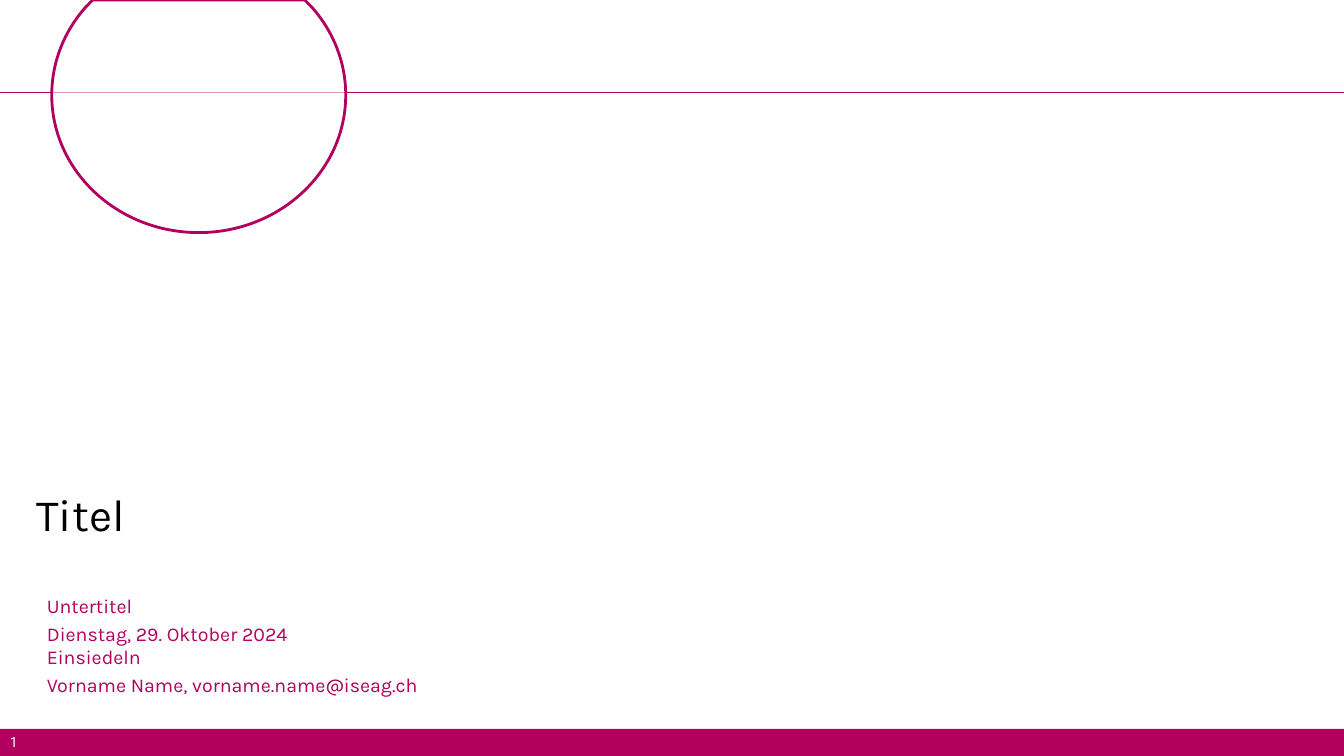
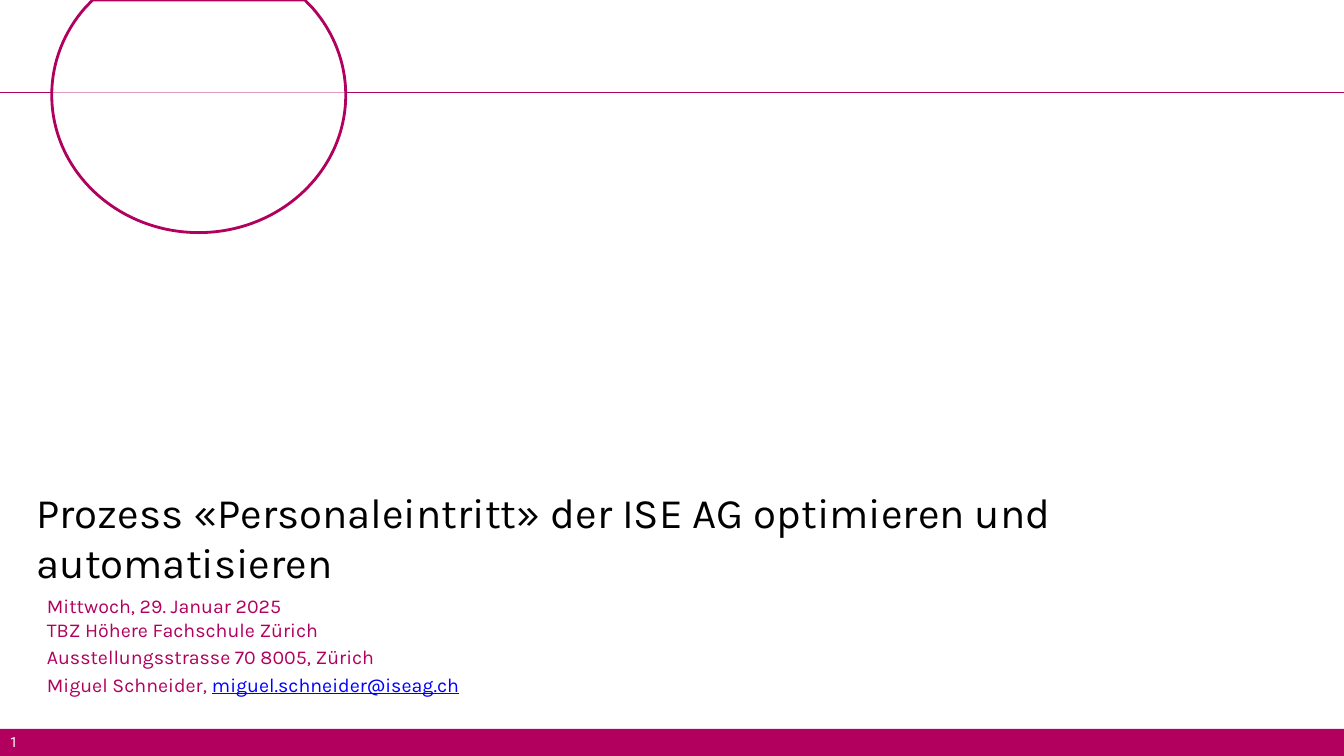
Before and after one commit to Radball-Migi/HF-ITCNE24-SemArbeit2-BPMN-Personalprozess, a slide deck: slide 1 of ressources/docs/HF-ITCNE24-SemArbeit2-BPMN-Personalprozess.pptx. Drawn at 1344x756 pixels with LibreOffice and Linux fonts; fonts in the diff are those of the drawing; background and template pictures are left out. Boxes give left, top, right and bottom in pixels: in the first picture for what was removed or moved away, otherwise in the second. Text is boxed around its words. In the diff, an @@ line names an element or a change of style, - is before the commit and + after.

```diff
--- a/ressources/docs/HF-ITCNE24-SemArbeit2-BPMN-Personalprozess.pptx
+++ b/ressources/docs/HF-ITCNE24-SemArbeit2-BPMN-Personalprozess.pptx
@@ title at (x1=37, y1=499, x2=1051, y2=579): text changed; size 32 to 30 pt @@
-Titel
+Prozess «Personaleintritt» der ISE AG optimieren und automatisieren
@@ text at (x1=47, y1=599, x2=459, y2=697): text changed @@
-Untertitel
-Dienstag, 29. Oktober 2024
-Einsiedeln
-Vorname Name, vorname.name@iseag.ch
+Mittwoch, 29. Januar 2025
+TBZ Höhere Fachschule Zürich
+Ausstellungsstrasse 70 8005, Zürich
+Miguel Schneider, miguel.schneider@iseag.ch
```
Also in this commit, not shown: 11 slides added.
